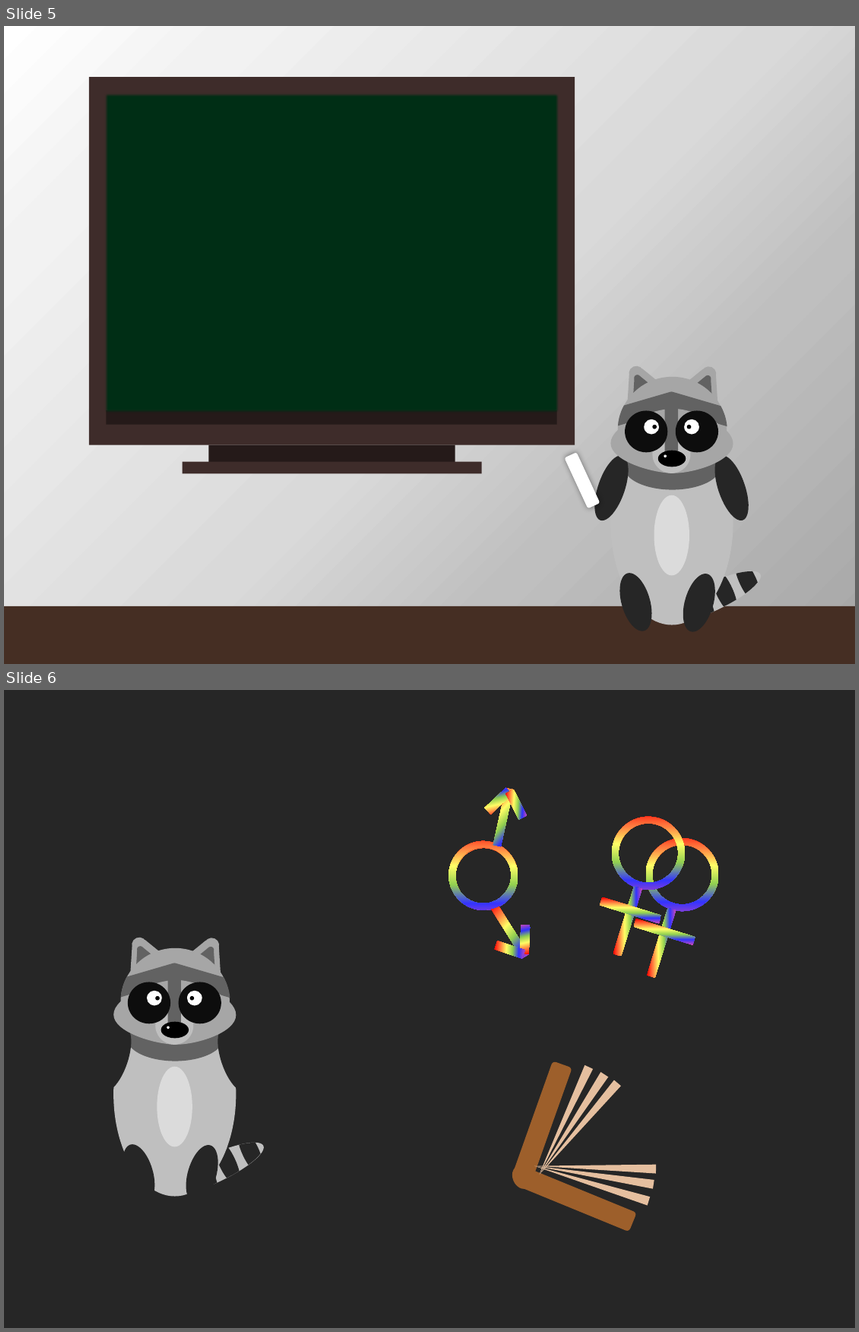
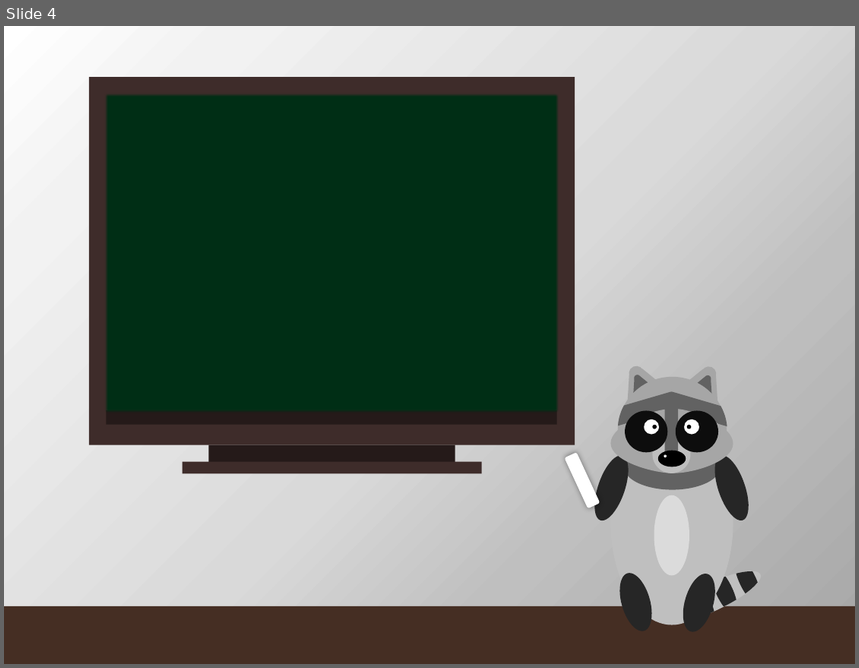
Before and after one commit to gustavogitzel/Discussex, a slide deck: Rascunhos/Logo - PP2.pptx. Shown one above the other, each under a label of ours: slides 5 and 6 before the commit, slide 4 after it. The pictures are 859x1332 and 859x668 pixels, drawn with LibreOffice and Linux fonts; fonts in the diff are those of the drawing. Boxes give left, top, right and bottom in pixels: in the first picture for what was removed or moved away, otherwise in the second. Text is boxed around its words. In the diff, an @@ line names an element or a change of style, - is before the commit and + after.

```diff
--- a/Rascunhos/Logo - PP2.pptx
+++ b/Rascunhos/Logo - PP2.pptx
@@ slide 6 removed at <box>4,690,855,1328</box>, background #262626 @@
@@ group removed at <box>436,788,531,959</box>: 6 rectangles, 2 freeform shapes @@
@@ group removed at <box>600,808,728,978</box>: 4 rectangles, 2 freeform shapes @@
@@ group removed at <box>91,935,269,1207</box>: 23 ellipses, 9 rounded rectangles, 7 freeform shapes, 1 moon @@
@@ group removed at <box>509,1061,657,1232</box>: 6 triangles, 2 rounded rectangles, 1 ellipse @@
@@ what was slide 5 is now slide 4 @@
```
Also in this commit, not shown: 2 slides added, 1 other slide removed.
